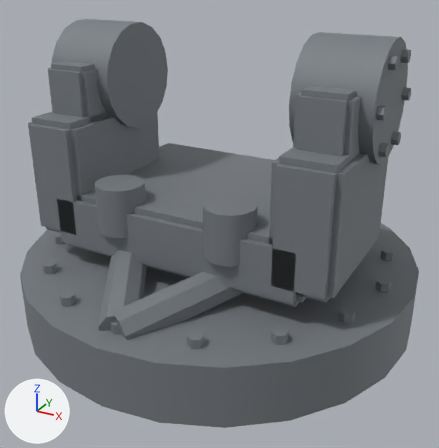
The glTF model prototype/assets/models/parts/cluster_dispenser_mount.glb as it was, and as the next commit left it.
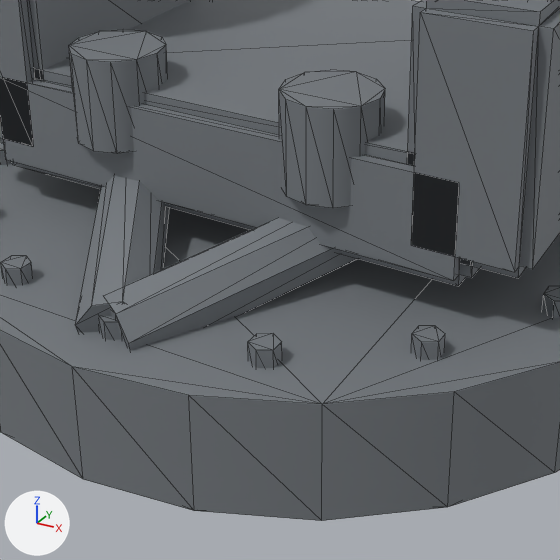
Old and new are each drawn whole from a 50 mm lens placed at (0.483, -0.879, 0.591), pointed at (0.016, -0.03, 0.166) and again close up on the part from 13% to 79% of the width and 36% to 100% of the height. Every picture has the same lights, and +X, +Y and +Z are marked at lower left. The last two pictures show the newer version. The close-ups show mesh edges as thin lines. Vertices at exactly the same position are counted once.

The first close-up shows 'cluster_dispenser_mount'.
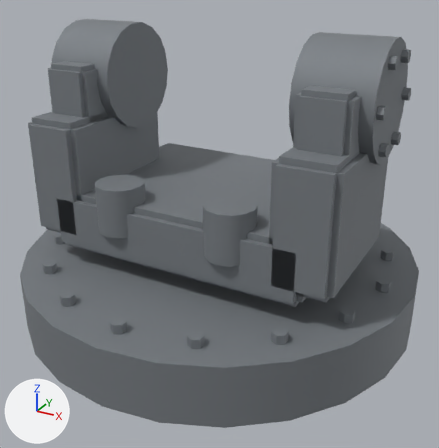
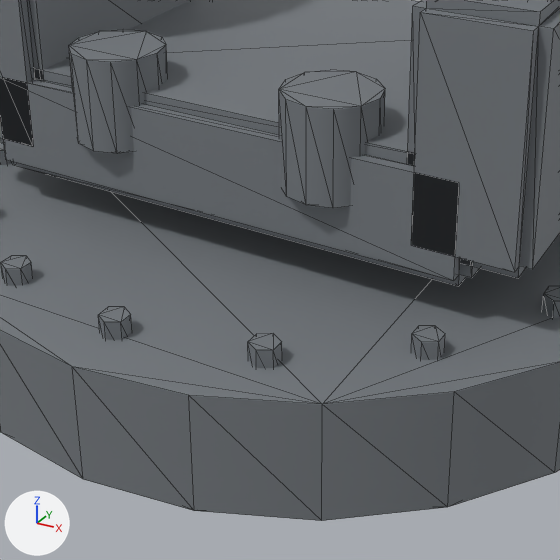
What the commit changed:
me_cluster_dispenser_mount_mesh is used by ob_cluster_dispenser_mount; location (0.0, 0.0, 0.0).
me_cluster_dispenser_mount_mesh had 696 vertices, 1232 faces and spanned x -0.35..0.35, y -0.35..0.35, z 0.0..0.489.
me_cluster_dispenser_mount_mesh now has 664 vertices, 1176 faces and spans x -0.35..0.35, y -0.35..0.35, z 0.0..0.489.
me_cluster_dispenser_mount_mesh part 1: the loose piece of 16 vertices spanning x -0.024..0.174, y -0.316..-0.034, z 0.071..0.179 is deleted.
me_cluster_dispenser_mount_mesh part 2: the loose piece of 16 vertices spanning x -0.174..0.024, y -0.316..-0.034, z 0.071..0.179 is deleted.
Other edits to the shape of me_cluster_dispenser_mount_mesh do not show in these pictures.

Boxes (x1, y1, x2, y2) around the edits, measured in the close-ups (560 x 560 px):
part 1 of me_cluster_dispenser_mount_mesh, deleted: before (104, 218, 357, 350)
part 2 of me_cluster_dispenser_mount_mesh, deleted: before (75, 176, 169, 332)
